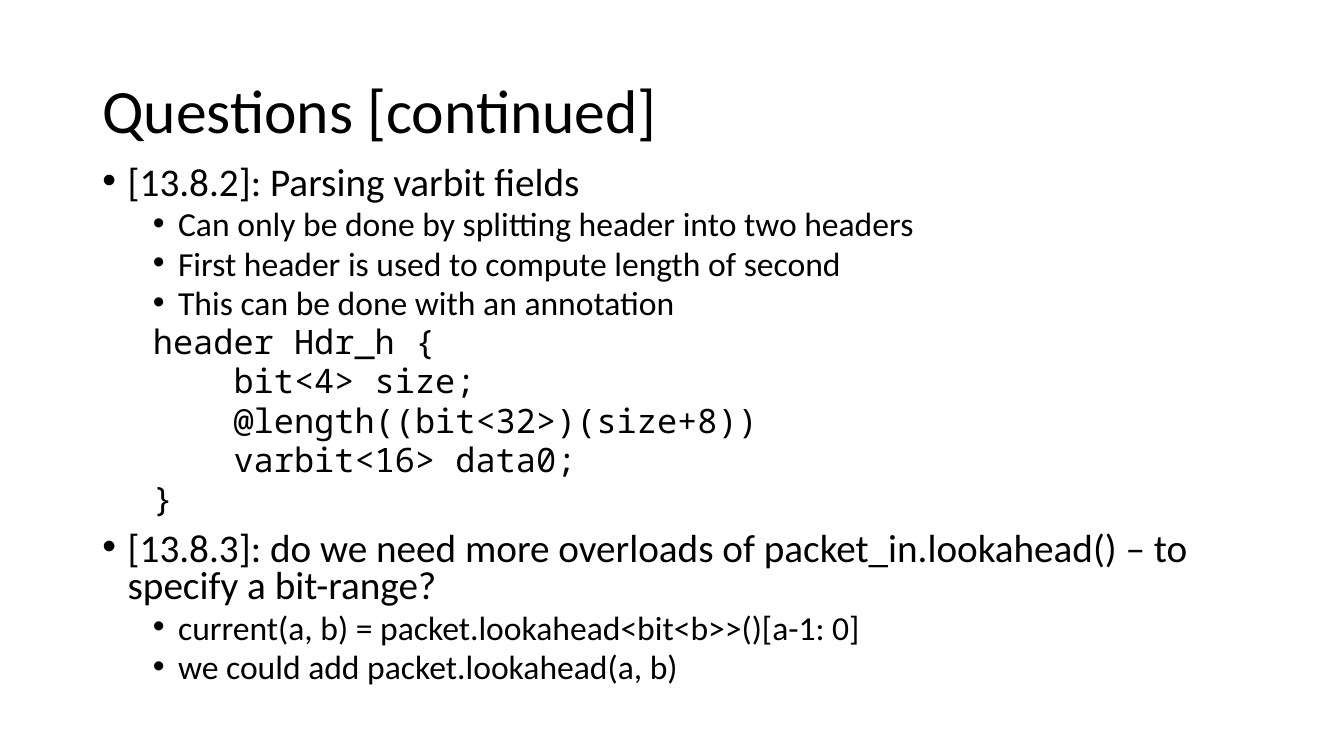
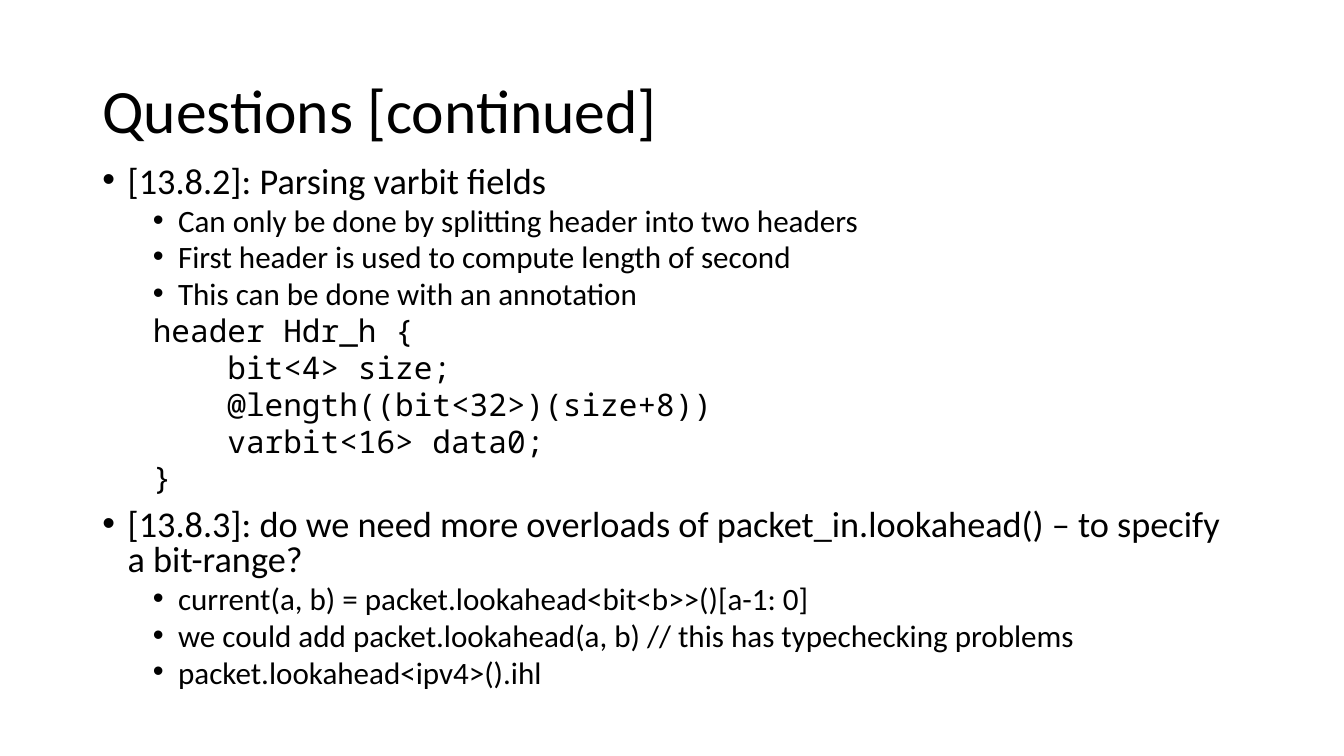
Before and after one commit to p4lang/p4-spec, a slide deck: slide 9 of v1.2/spec/v12-discussion.pptx. Drawn at 1344x756 pixels with LibreOffice and Linux fonts; fonts in the diff are those of the drawing. Boxes give left, top, right and bottom in pixels: in the first picture for what was removed or moved away, otherwise in the second. Text is boxed around its words. In the diff, an @@ line names an element or a change of style, - is before the commit and + after.

```diff
--- a/v1.2/spec/v12-discussion.pptx
+++ b/v1.2/spec/v12-discussion.pptx
@@ text at bbox=[128, 167, 1220, 615]: size 28 to 25.9 pt in "[13.8.2]: Parsing varbit fields", "[13.8.3]: do we need more overloads of ..."; size 24 to 22.2 pt in "Can only be done by splitting header ...", "First header is used to compute length ...", "This can be done with an annotation", "header Hdr_h {" and 5 more places @@
@@ text at bbox=[178, 624, 1074, 689]: text changed; size 24 to 22.2 pt @@
-  • we could add packet.lookahead(a, b)
+  • we could add packet.lookahead(a, b) // this has typechecking problems
+  • packet.lookahead<ipv4>().ihl
```
Also in this commit, not shown: 6 other slides changed, 2 other files.
